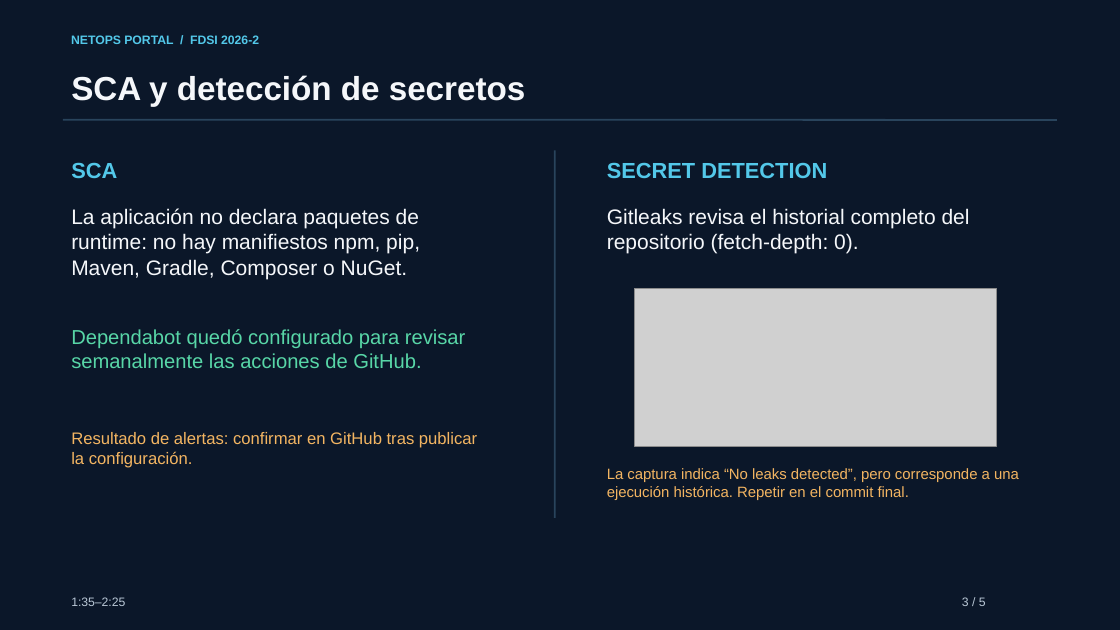
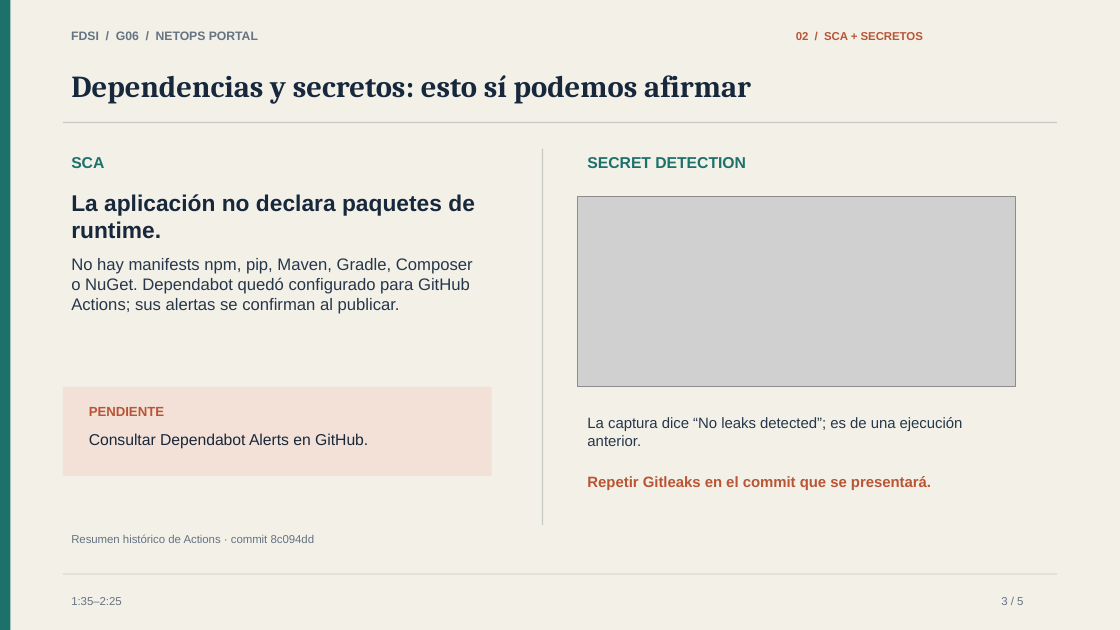
Before and after one commit to nivek2329/Lab3-FDSI-lab, a slide deck: slide 3 of docs/Sustentacion_AppSec_G06.pptx. Drawn at 1120x630 pixels with LibreOffice and Linux fonts; fonts in the diff are those of the drawing; grey boxes stand for pictures. Boxes give left, top, right and bottom in pixels: in the first picture for what was removed or moved away, otherwise in the second. Text is boxed around its words. In the diff, an @@ line names an element or a change of style, - is before the commit and + after.

```diff
--- a/docs/Sustentacion_AppSec_G06.pptx
+++ b/docs/Sustentacion_AppSec_G06.pptx
@@ background #0B1729 to #F3F0E8 @@
@@ rectangle added at [0, 0, 10, 630], fill #1D716B @@
@@ text at [71, 31, 258, 40]: text changed; text colour #53C8E9 to #667381 @@
-NETOPS PORTAL / FDSI 2026-2
+FDSI / G06 / NETOPS PORTAL
@@ text added at [796, 32, 923, 40], 9.8 pt, text #B95535, bold @@
+02 / SCA + SECRETOS
@@ text at [71, 75, 751, 104]: text changed; size 28.5 to 26.2 pt; font Arial to Cambria; text colour #F5F7FA to #17283C @@
-SCA y detección de secretos
+Dependencias y secretos: esto sí podemos afirmar
@@ text "SCA" at [71, 157, 104, 168]: size 18.8 to 13.5 pt, text colour #53C8E9 to #1D716B @@
@@ line (63, 123) - (1057, 123): stroke #29445C 1.5 pt to #C7C9C3 1.13 pt @@
@@ line moved from (555, 150) - (555, 518) to (543, 149) - (543, 525) @@
@@ line (543, 149) - (543, 525): stroke #29445C 1.5 pt to #C7C9C3 1.13 pt @@
@@ text "SECRET DETECTION": place and size @@
-text "SECRET DETECTION" at [607, 162, 827, 178]
+text "SECRET DETECTION" at [587, 157, 746, 168]
@@ text "SECRET DETECTION" at [587, 157, 746, 168]: size 18.8 to 13.5 pt, text colour #53C8E9 to #1D716B @@
@@ text at [71, 194, 475, 239]: text changed; size 18 to 19.5 pt; text colour #F5F7FA to #17283C; bold on @@
-La aplicación no declara paquetes de runtime: no hay manifiestos npm, pip, Maven, Gradle, Composer o NuGet.
+La aplicación no declara paquetes de runtime.
@@ picture: place and size @@
-picture at [634, 289, 996, 447]
+picture at [578, 197, 1016, 386]
@@ text removed at [607, 208, 970, 254] @@
-Gitleaks revisa el historial completo del repositorio (fetch-depth: 0).
@@ text added at [71, 258, 473, 314], 14.2 pt, text #25374A @@
+No hay manifests npm, pip, Maven, Gradle, Composer o NuGet. Dependabot quedó configurado para GitHub Actions; sus alertas se confirman al publicar.
@@ text removed at [71, 329, 465, 368] @@
-Dependabot quedó configurado para revisar semanalmente las acciones de GitHub.
@@ rectangle added at [63, 386, 492, 476], fill #F3E1D7 @@
@@ text added at [89, 407, 164, 416], 11.2 pt, text #B95535, bold @@
+PENDIENTE
@@ text at [587, 417, 963, 446]: text changed; text colour #F3B562 to #25374A @@
-La captura indica “No leaks detected”, pero corresponde a una ejecución histórica. Repetir en el commit final.
+La captura dice “No leaks detected”; es de una ejecución anterior.
@@ text removed at [71, 432, 477, 468] @@
-Resultado de alertas: confirmar en GitHub tras publicar la configuración.
@@ text added at [89, 433, 368, 449], 13.5 pt, text #17283C @@
+Consultar Dependabot Alerts en GitHub.
@@ text added at [587, 476, 931, 490], 12.8 pt, text #B95535, bold @@
+Repetir Gitleaks en el commit que se presentará.
@@ text added at [71, 534, 315, 543], 9.8 pt, text #667381 @@
+Resumen histórico de Actions · commit 8c094dd
@@ text "1:35–2:25" at [71, 597, 122, 605]: size 10.5 to 9.8 pt, text colour #B9C7D5 to #667381 @@
@@ line added from (63, 574) to (1057, 574), #C7C9C3 0.75 pt @@
@@ text "3 / 5": place and size @@
-text "3 / 5" at [962, 597, 986, 606]
+text "3 / 5" at [1001, 597, 1023, 605]
@@ text "3 / 5" at [1001, 597, 1023, 605]: size 10.5 to 9.8 pt, text colour #B9C7D5 to #667381 @@
```
Also in this commit, not shown: 2 other slides changed, 2 slides added, 2 slides removed, 1 other file.
